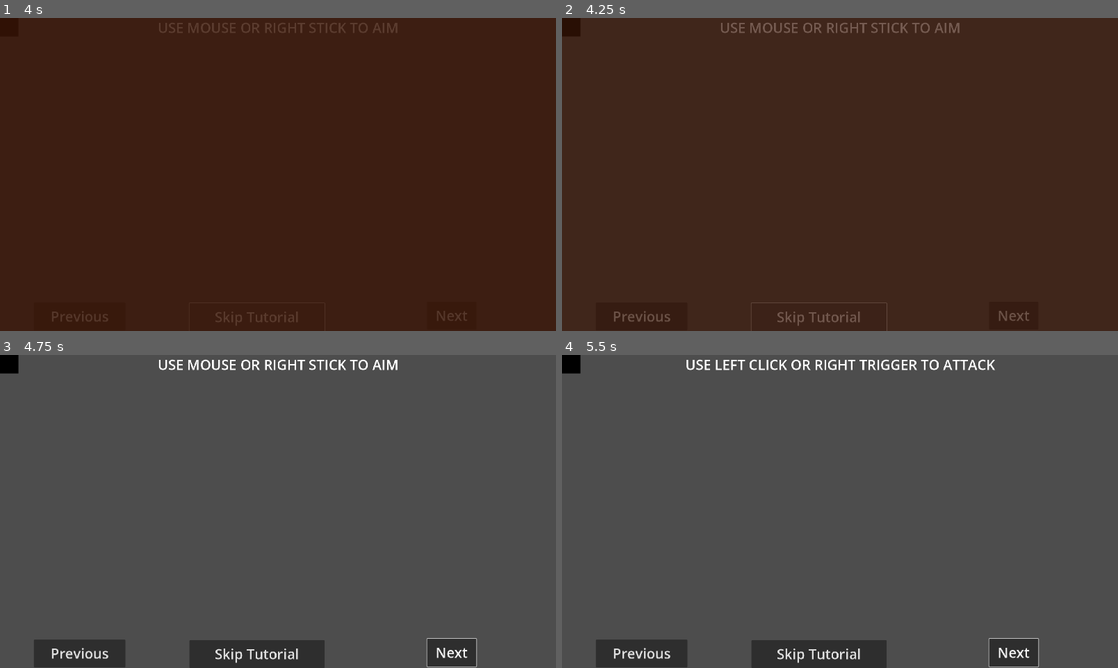
Above: before the commit, frames 1-4 (two rows, left to right).
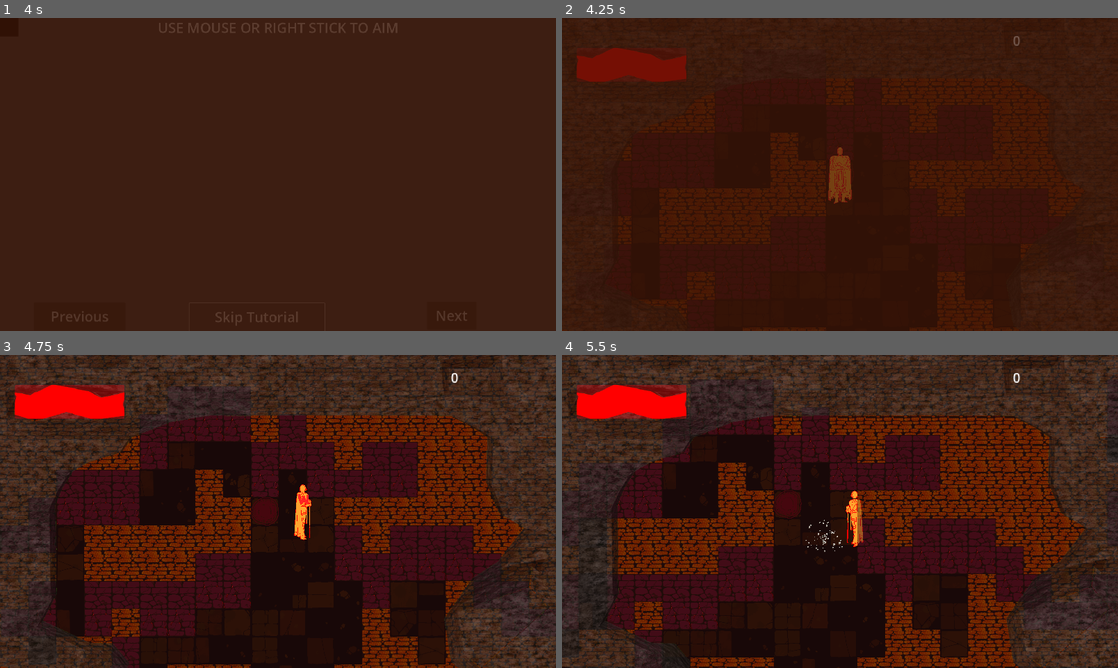
Above: after the commit, the same moments.

Repository: jible/capstone
Game: Godot game, scene res://scenes/testScenes/main_menu.tscn
The game is run twice, just before and just after one commit, with the same random seed, the same clock (stepped at 60 frames per second) and the same inputs. The engine's default icon, where the game draws it, is replaced by a stand-in: a white triangle on a blue panel in a dark square. Video files are missing from this copy of the repository; at most half a second of black plays in their place.
Inputs (mouse positions are in pixels of both pictures, inside the frame that each line leads up to):
- Up to frame 1 (4 s): click "How to Play" at 0.5 s; click "Next" at 1.25 s; click "Next" at 2 s; click "Previous" at 2.75 s; click "Skip Tutorial" at 3.5 s
- Up to frame 2 (4.25 s): no input
- Up to frame 3 (4.75 s): move the mouse to (400, 495) at 4.27 s; hold Right (right) from 4.28 s (still down)
- Up to frame 4 (5.5 s): move the mouse to (728, 527) at 5.02 s; release Right (right) at 5.03 s; hold Down (down) from 5.03 s (still down); tap Space (attack) at 5.1 s

Frame 1 is identical in both runs. In frame 2, 3.3% of the frame differs, in the area x 0-84%, y 0-100%; in frame 3, 99%, in the area x 0-100%, y 0-100%; in frame 4, 99%.
Error before the commit: Invalid access to property or key 'resource_path' on a base object of type 'null instance'. (res://scripts/globals/globals.gd:28)

Commit message:
Changelog + corrected scene path

Diff:
--- a/scripts/for_scenes/tutorial.gd
+++ b/scripts/for_scenes/tutorial.gd
@@ -4,7 +4,7 @@
 @export var tutor_pics : Array[TextureRect]
 @export var tutor_text : Label
 @export var movie : VideoStreamPlayer
-@export var game_scene : String = "scene_config_package"
+@export var game_scene : String = "res://scenes/prefabs/scene_config_package.tscn"
 @export var main_menu_scene : String = "res://scenes/testScenes/main_menu.tscn"
 @export var text_bank : Array[String]
 
Not shown, changed: CHANGELOG.md
